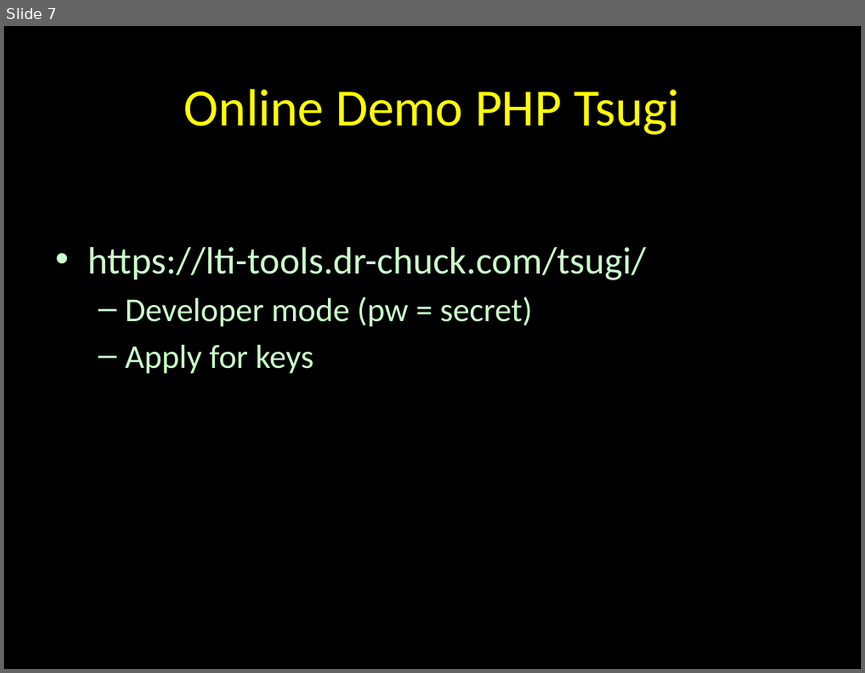
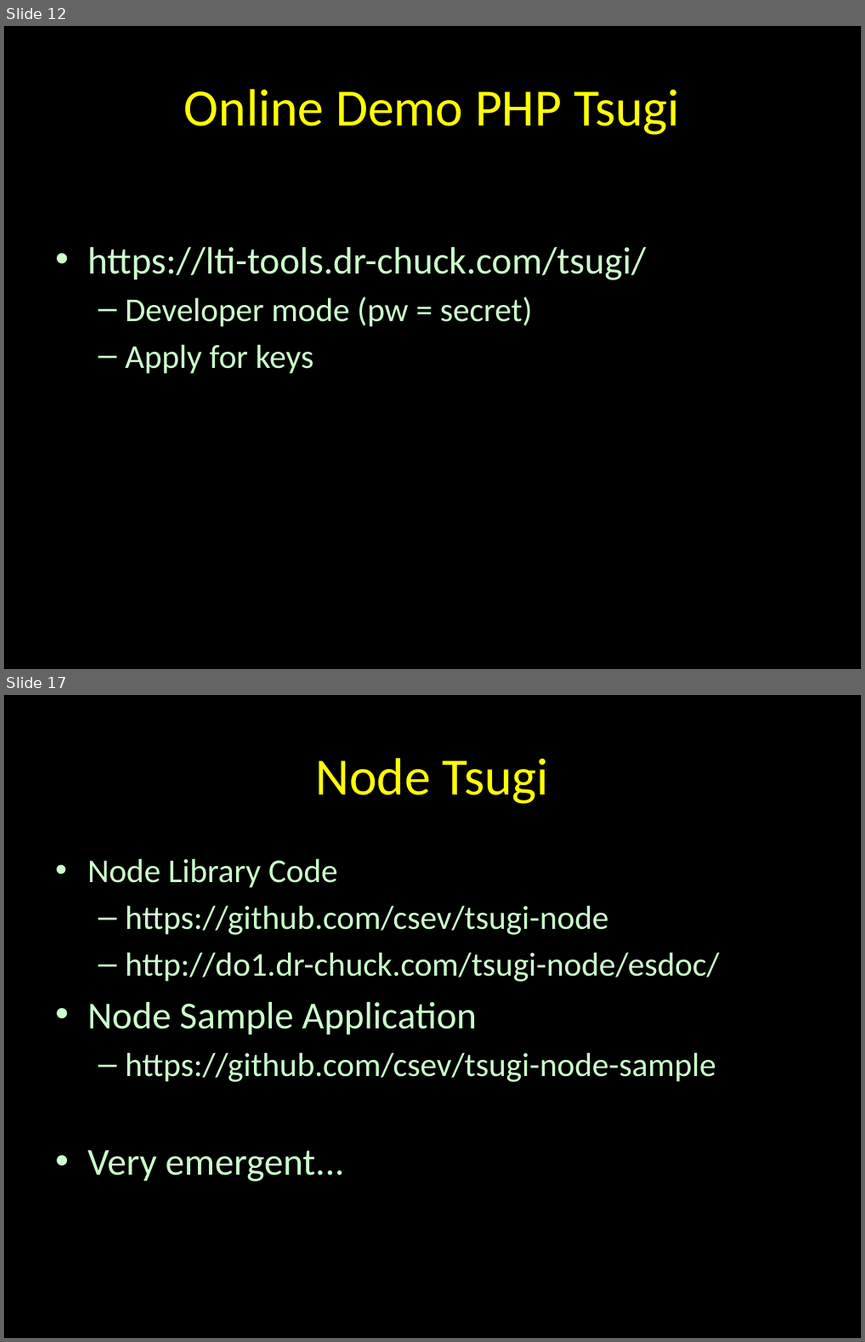
Before and after one commit to csev/tsugi-web, a slide deck: docs/lectures/00-Mini.pptx. Shown one above the other, each under a label of ours: slide 7 before the commit, slides 12 and 17 after it; the slides between them are not shown. The pictures are 865x673 and 865x1342 pixels, drawn with LibreOffice and Linux fonts; fonts in the diff are those of the drawing. Boxes give left, top, right and bottom in pixels: in the first picture for what was removed or moved away, otherwise in the second. Text is boxed around its words. In the diff, an @@ line names an element or a change of style, - is before the commit and + after.

```diff
--- a/docs/lectures/00-Mini.pptx
+++ b/docs/lectures/00-Mini.pptx
@@ slide 17 added at bbox=[4, 695, 861, 1338], background #000000 @@
@@ title added at bbox=[316, 758, 549, 804], 44 pt, text #FFFF00 @@
+Node Tsugi
@@ text added at bbox=[87, 858, 719, 1181], 28 pt, text #CCFFCC @@
+• Node Library Code
+  – https://github.com/csev/tsugi-node
+  – http://do1.dr-chuck.com/tsugi-node/esdoc/
+• Node Sample Application
+  – https://github.com/csev/tsugi-node-sample
+• Very emergent...
@@ what was slide 7 is now slide 12 @@
```
Also in this commit, not shown: 3 slides changed, 9 other slides added, 1 slide removed, 2 other files.
